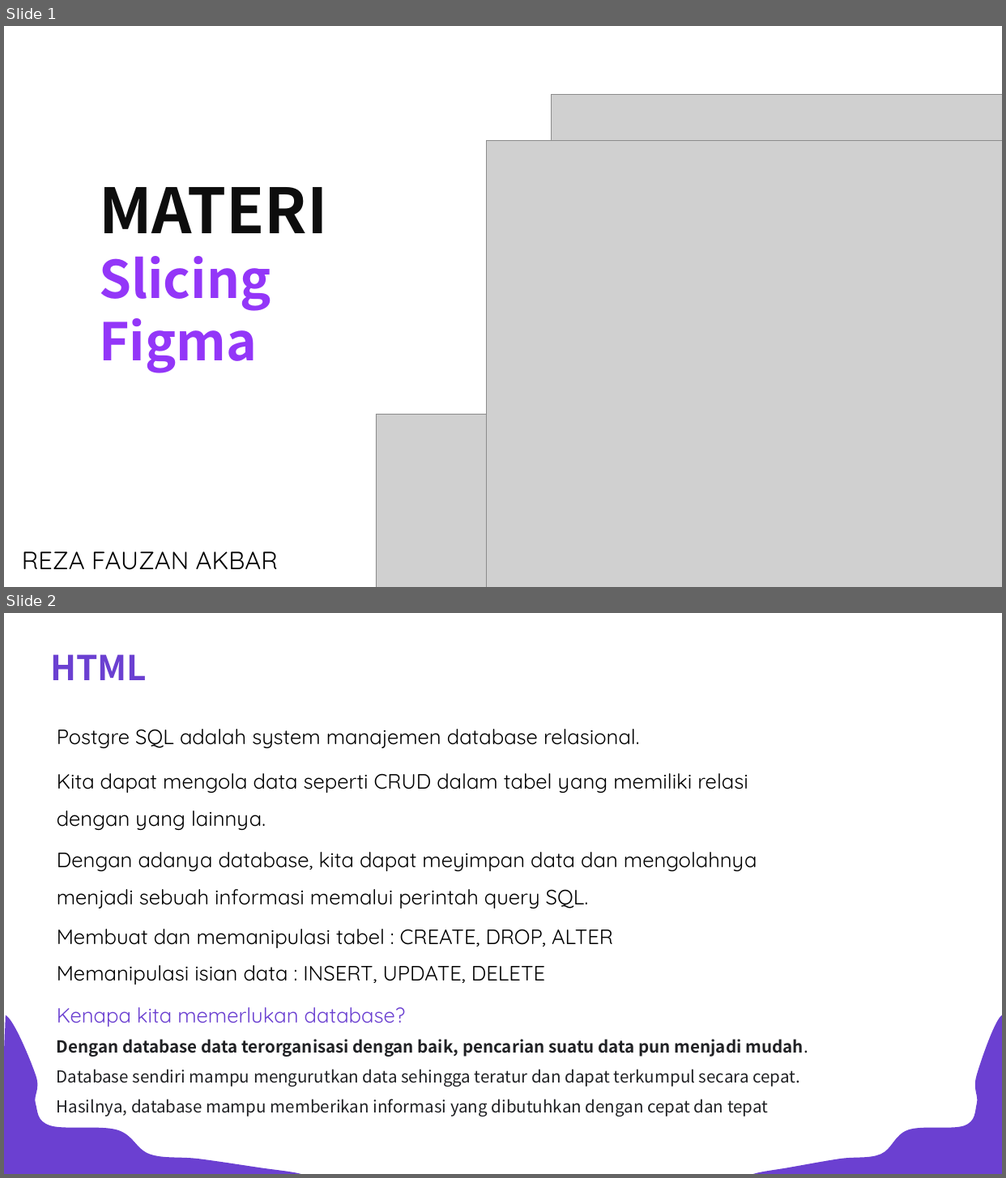
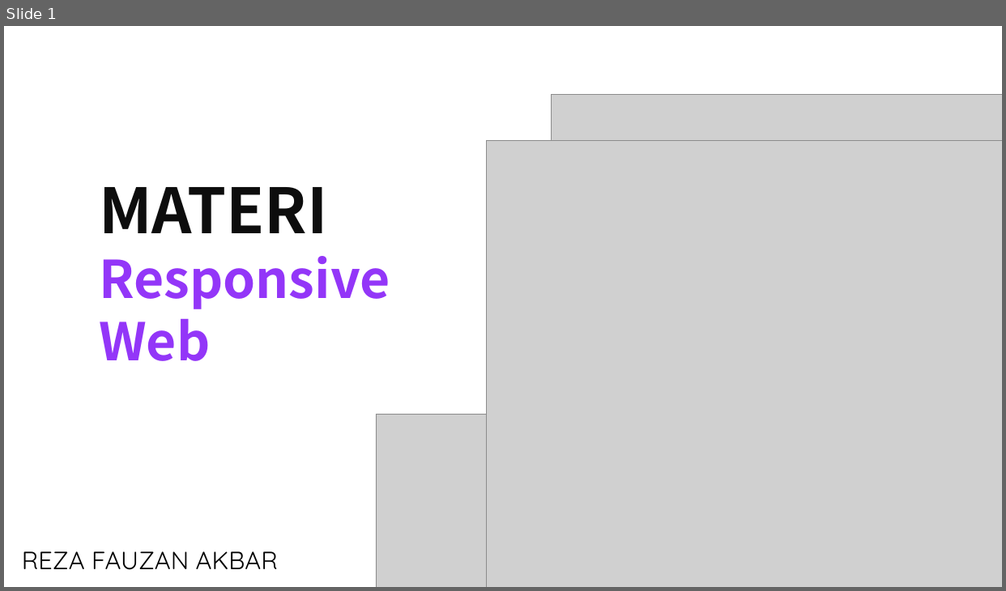
Before and after one commit to rezafauzanakbar/slicing_food_recipes, a slide deck: objective.pptx. Shown one above the other, each under a label of ours: slides 1 and 2 before the commit, slide 1 after it. The pictures are 1006x1178 and 1006x591 pixels, drawn with LibreOffice and Linux fonts; fonts in the diff are those of the drawing; grey boxes stand for pictures. Boxes give left, top, right and bottom in pixels: in the first picture for what was removed or moved away, otherwise in the second. Text is boxed around its words. In the diff, an @@ line names an element or a change of style, - is before the commit and + after.

```diff
--- a/objective.pptx
+++ b/objective.pptx
@@ slide 2 removed at (4, 613, 1002, 1174), background #FFFFFF @@
@@ text removed at (50, 654, 147, 680) @@
-HTML
@@ text removed at (57, 729, 639, 748) @@
-Postgre SQL adalah system manajemen database relasional.
@@ text removed at (57, 773, 748, 830) @@
-Kita dapat mengola data seperti CRUD dalam tabel yang memiliki relasi dengan yang lainnya.
@@ text removed at (57, 852, 757, 909) @@
-Dengan adanya database, kita dapat meyimpan data dan mengolahnya menjadi sebuah informasi memalui perintah query SQL.
@@ text removed at (57, 929, 613, 948) @@
-Membuat dan memanipulasi tabel : CREATE, DROP, ALTER
@@ text removed at (57, 965, 545, 985) @@
-Memanipulasi isian data : INSERT, UPDATE, DELETE
@@ freeform shape removed at (4, 1016, 301, 1174) @@
@@ text removed at (57, 1007, 406, 1027) @@
-Kenapa kita memerlukan database?
@@ freeform shape removed at (753, 1016, 1002, 1174) @@
@@ text removed at (57, 1039, 808, 1117) @@
-Dengan database data terorganisasi dengan baik, pencarian suatu data pun menjadi mudah. Database sendiri mampu mengurutkan data sehingga teratur dan dapat terkumpul secara cepat. Hasilnya, database mampu memberikan informasi yang dibutuhkan dengan cepat dan tepat
@@ slide 1 changed as well @@
@@ text at (99, 256, 390, 361): text changed @@
-Slicing
-Figma
+Responsive
+Web
```
Also in this commit, not shown: 8 slides added, 7 other slides removed, 12 other files.
